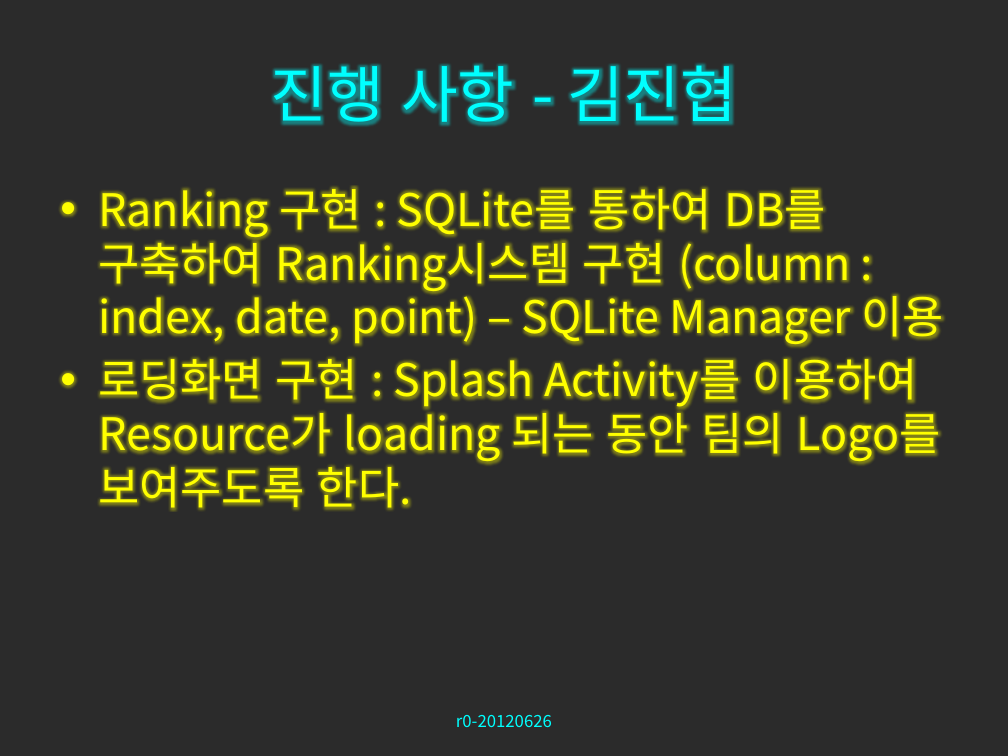
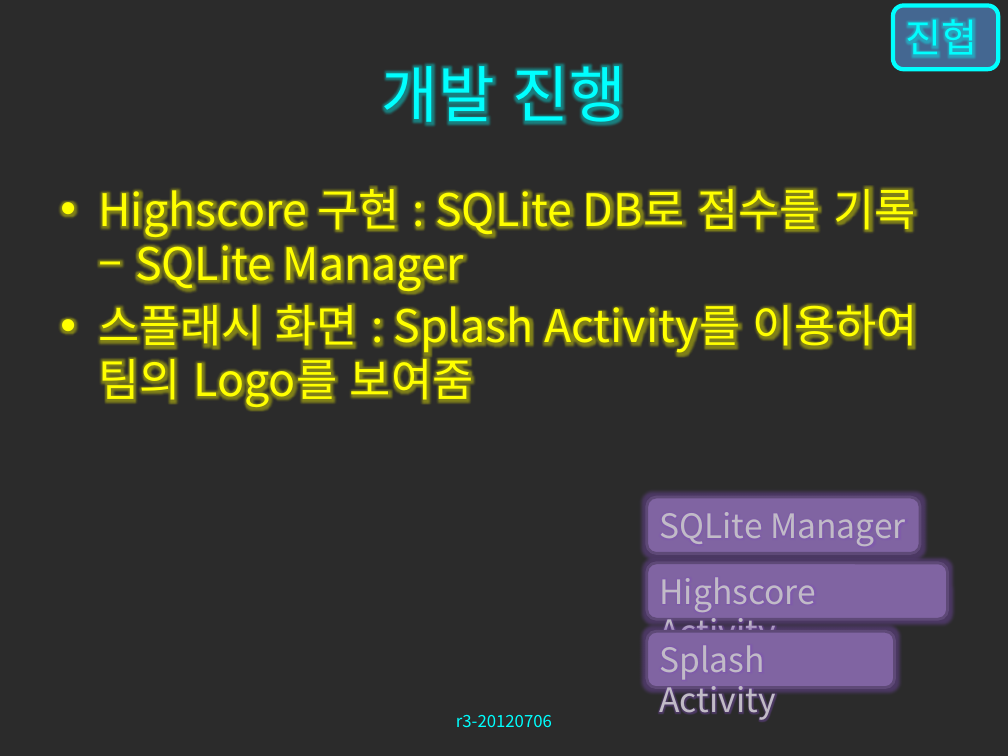
Before and after one commit to zwycid/dimension-drive-downside, a slide deck: slide 13 of presentation/중간발표.pptx. Drawn at 1008x756 pixels with LibreOffice and Linux fonts; fonts in the diff are those of the drawing; background and template pictures are left out; a plain dark background stands for a picture behind light text. Boxes give left, top, right and bottom in pixels: in the first picture for what was removed or moved away, otherwise in the second. Text is boxed around its words. In the diff, an @@ line names an element or a change of style, - is before the commit and + after.

```diff
--- a/presentation/중간발표.pptx
+++ b/presentation/중간발표.pptx
@@ rounded rectangle added at (x1=893, y1=5, x2=998, y2=69), fill #4F81BD at 70% opacity, outline #00FFFF 3 pt, 28 pt, text #00FFFF @@
+진협
@@ title at (x1=382, y1=65, x2=626, y2=125): text changed @@
-진행 사항 - 김진협
+개발 진행
@@ text at (x1=98, y1=180, x2=918, y2=408): text changed @@
-• Ranking 구현 : SQLite를 통하여 DB를 구축하여 Ranking시스템 구현 (column : index, date, point) – SQLite Manager 이용
-• 로딩화면 구현 : Splash Activity를 이용하여 Resource가 loading 되는 동안 팀의 Logo를 보여주도록 한다.
+• Highscore 구현 : SQLite DB로 점수를 기록 – SQLite Manager
+• 스플래시 화면 : Splash Activity를 이용하여 팀의 Logo를 보여줌
@@ rounded rectangle added at (x1=647, y1=497, x2=920, y2=553), fill #8064A2, outline #5F4A78 2 pt, 24 pt, text gradient #88848D to #C1BCC8 to #E6DFED @@
+SQLite Manager
@@ rounded rectangle added at (x1=647, y1=562, x2=948, y2=619), fill #8064A2, outline #5F4A78 2 pt, 24 pt, text gradient #88848D to #C1BCC8 to #E6DFED @@
+Highscore Activity
@@ rounded rectangle added at (x1=647, y1=631, x2=895, y2=687), fill #8064A2, outline #5F4A78 2 pt, 24 pt, text gradient #88848D to #C1BCC8 to #E6DFED @@
+Splash Activity
@@ text at (x1=456, y1=715, x2=552, y2=727): text changed @@
-r0-20120626
+r3-20120706
```
Also in this commit, not shown: 24 other slides changed, 1 slide added, 2 other files.
